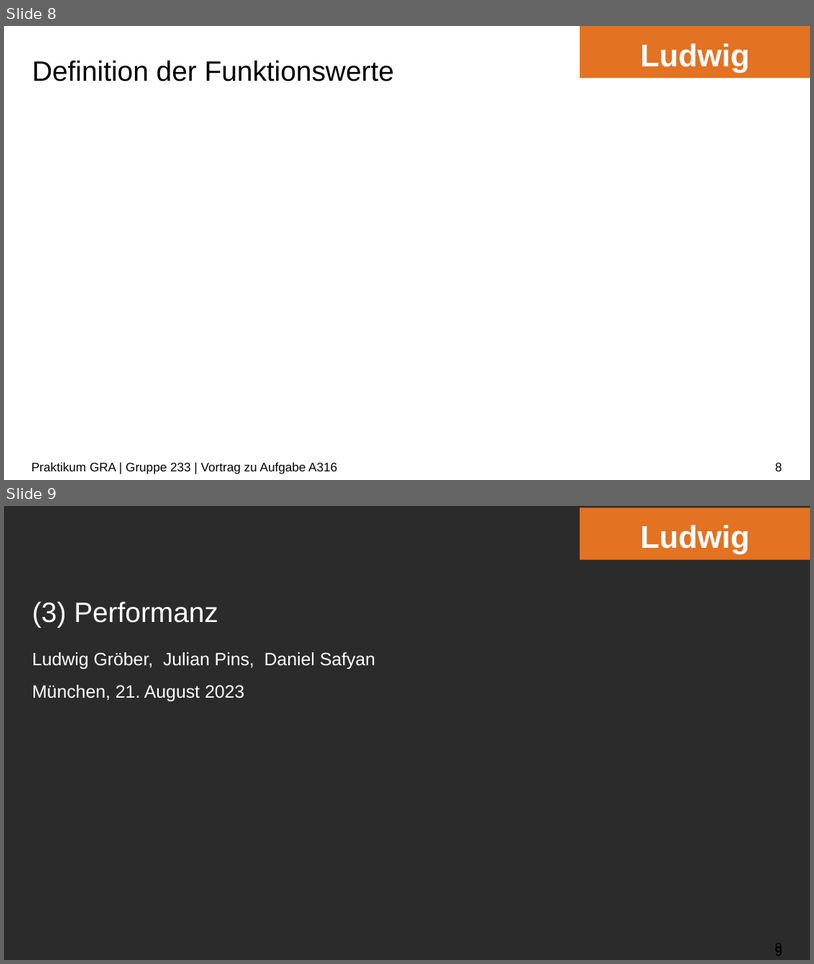
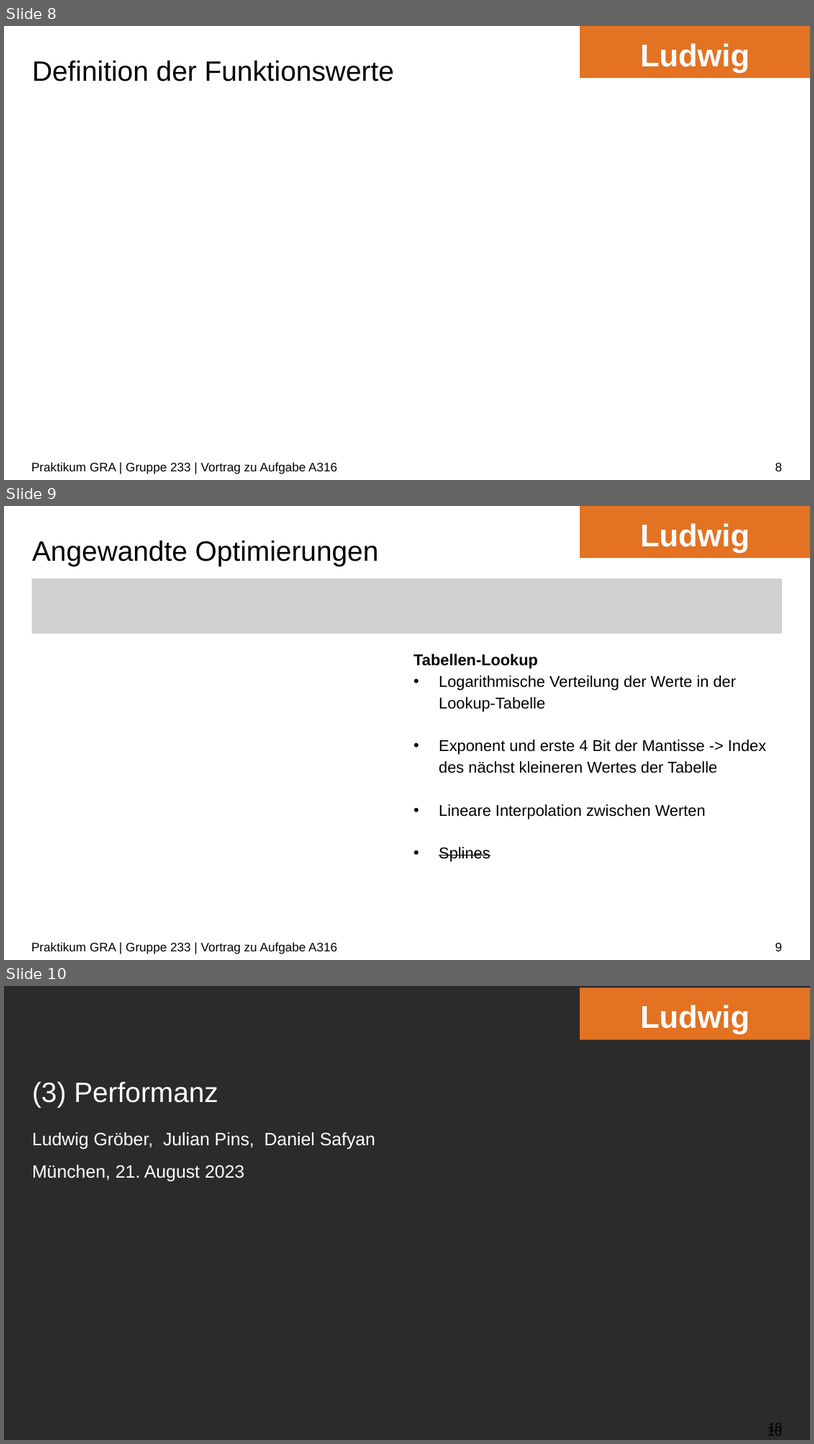
Before and after one commit to ludwiggr/ArSinH, a slide deck: Vortrag/Vortrag.pptx. Shown one above the other, each under a label of ours: slides 8 and 9 before the commit, slides 8, 9 and 10 after it. The pictures are 814x964 and 814x1444 pixels, drawn with LibreOffice and Linux fonts; fonts in the diff are those of the drawing; grey boxes stand for pictures; background and template pictures are left out; a plain dark background stands for a picture behind light text. Boxes give left, top, right and bottom in pixels: in the first picture for what was removed or moved away, otherwise in the second. Text is boxed around its words. In the diff, an @@ line names an element or a change of style, - is before the commit and + after.

Commit message:
vortrag aktuelle version

```diff
--- a/Vortrag/Vortrag.pptx
+++ b/Vortrag/Vortrag.pptx
@@ slide 9 added at (x1=4, y1=506, x2=810, y2=960), background #FFFFFF @@
@@ rectangle added at (x1=580, y1=506, x2=810, y2=558), fill #E37222, 28 pt, text #FFFFFF, bold @@
+Ludwig
@@ title added at (x1=32, y1=540, x2=379, y2=566), 25 pt, text #000000 @@
+Angewandte Optimierungen
@@ picture added at (x1=32, y1=579, x2=783, y2=633) @@
@@ text added at (x1=414, y1=654, x2=766, y2=862), 14 pt, text #000000 @@
+Tabellen-Lookup
+• Logarithmische Verteilung der Werte in der Lookup-Tabelle
+• Exponent und erste 4 Bit der Mantisse -> Index des nächst kleineren Wertes der Tabelle
+• Lineare Interpolation zwischen Werten
+• Splines
@@ text added at (x1=31, y1=942, x2=337, y2=954), 11 pt, text #000000 @@
+Praktikum GRA | Gruppe 233 | Vortrag zu Aufgabe A316
@@ page number added at (x1=776, y1=942, x2=783, y2=951), 11 pt, text #000000 @@
+9
@@ what was slide 9 is now slide 10 @@
@@ page number at (x1=768, y1=1425, x2=783, y2=1435): text changed @@
-9
+10
@@ page number at (x1=769, y1=1420, x2=782, y2=1434): text changed @@
-9
+10
```
Also in this commit, not shown: 1 slide changed.
